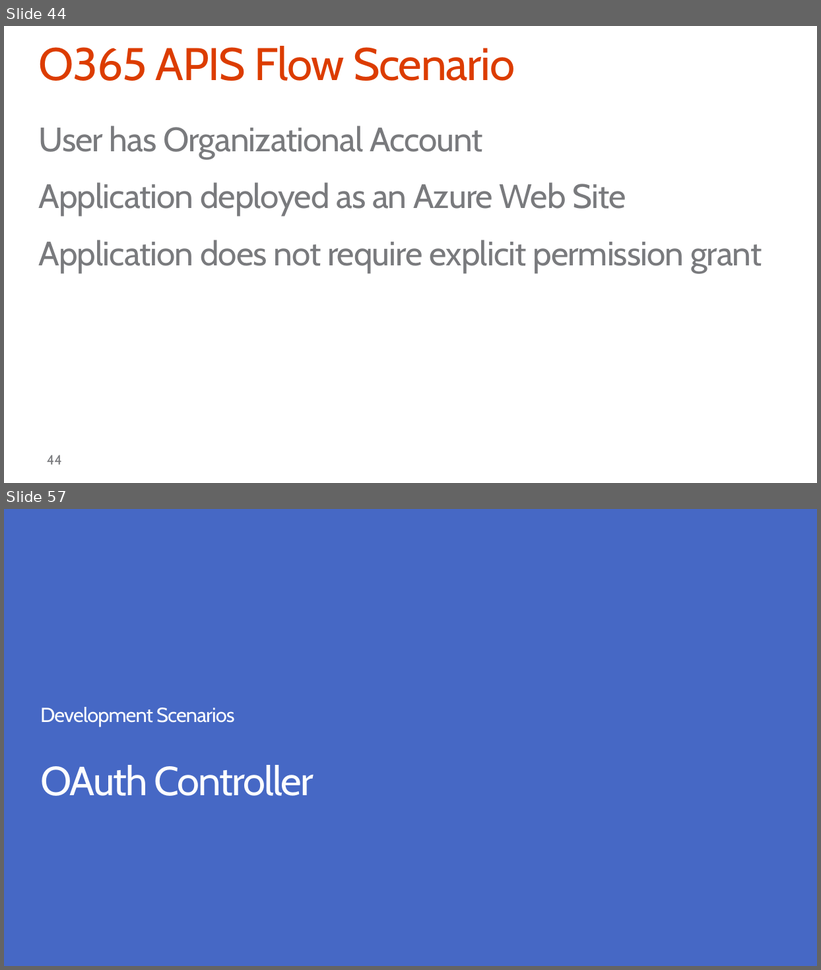
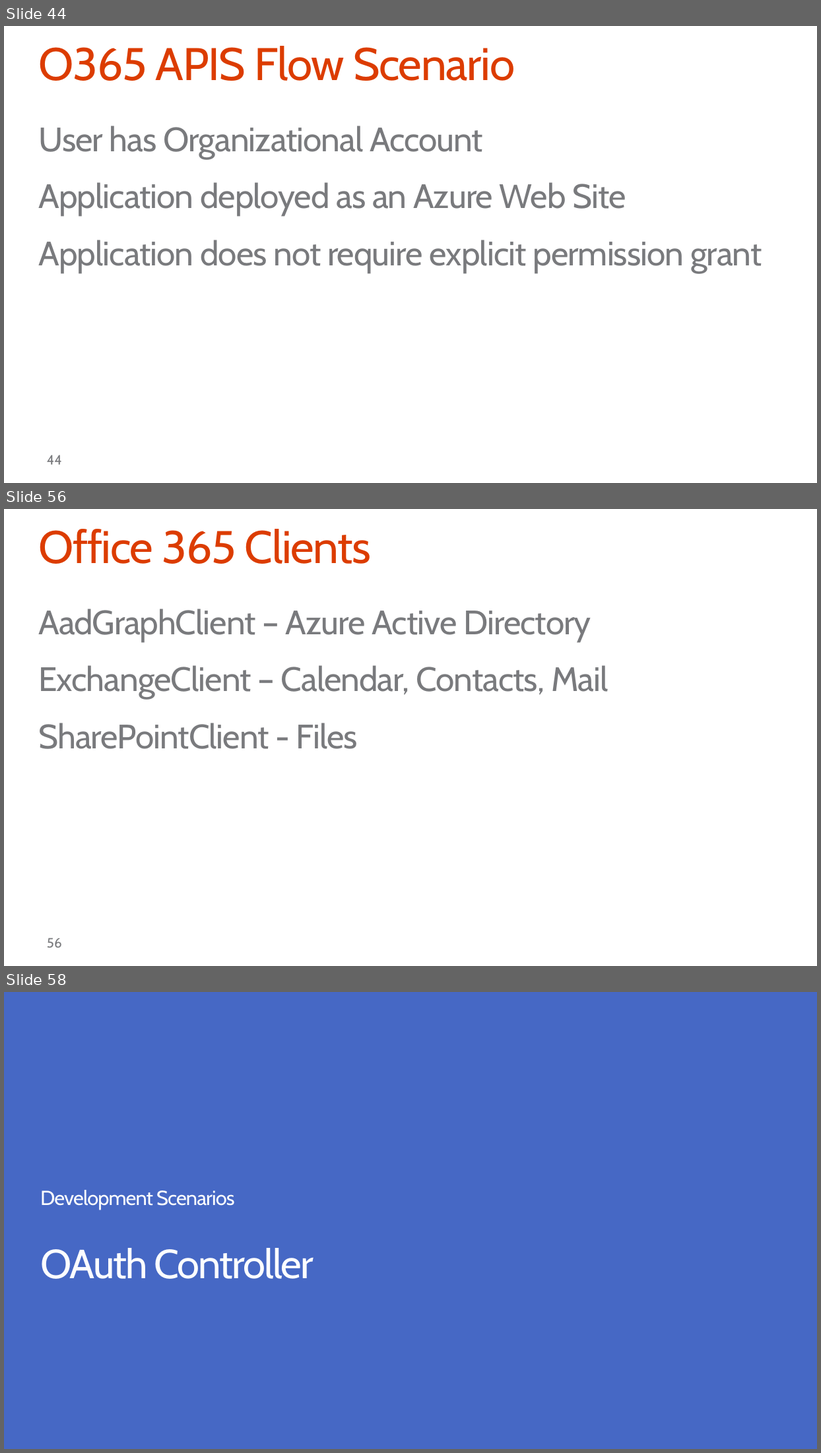
Before and after one commit to OfficeDev/TrainingContent, a slide deck: O3652-7 Deep Dive into Security and OAuth/O3652-7 Deep Dive into Security and OAuth.pptx. Shown one above the other, each under a label of ours: slides 44 and 57 before the commit, slides 44, 56 and 58 after it; the slides between them are not shown. The pictures are 821x970 and 821x1453 pixels, drawn with LibreOffice and Linux fonts; fonts in the diff are those of the drawing; background and template pictures are left out. Boxes give left, top, right and bottom in pixels: in the first picture for what was removed or moved away, otherwise in the second. Text is boxed around its words. In the diff, an @@ line names an element or a change of style, - is before the commit and + after.

```diff
--- a/O3652-7 Deep Dive into Security and OAuth/O3652-7 Deep Dive into Security and OAuth.pptx
+++ b/O3652-7 Deep Dive into Security and OAuth/O3652-7 Deep Dive into Security and OAuth.pptx
@@ slide 56 added at <box>4,509,817,966</box>, background #FFFFFF @@
@@ title added at <box>38,529,372,564</box>, 54 pt, text #DC3C00 @@
+Office 365 Clients
@@ text added at <box>38,609,608,749</box>, 40 pt, text #797A7D @@
+AadGraphClient – Azure Active Directory
+ExchangeClient – Calendar, Contacts, Mail
+SharePointClient - Files
@@ page number added at <box>47,938,62,948</box>, 16 pt, text #797A7D @@
+56
@@ what was slide 57 is now slide 58 @@
```
Also in this commit, not shown: 18 slides changed, 2 other slides added, 2 slides removed.
